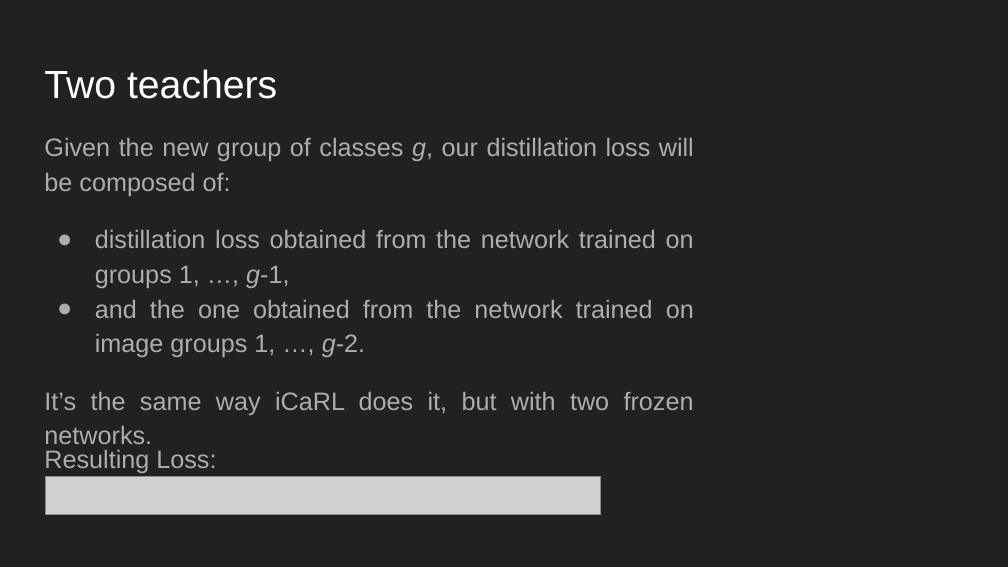
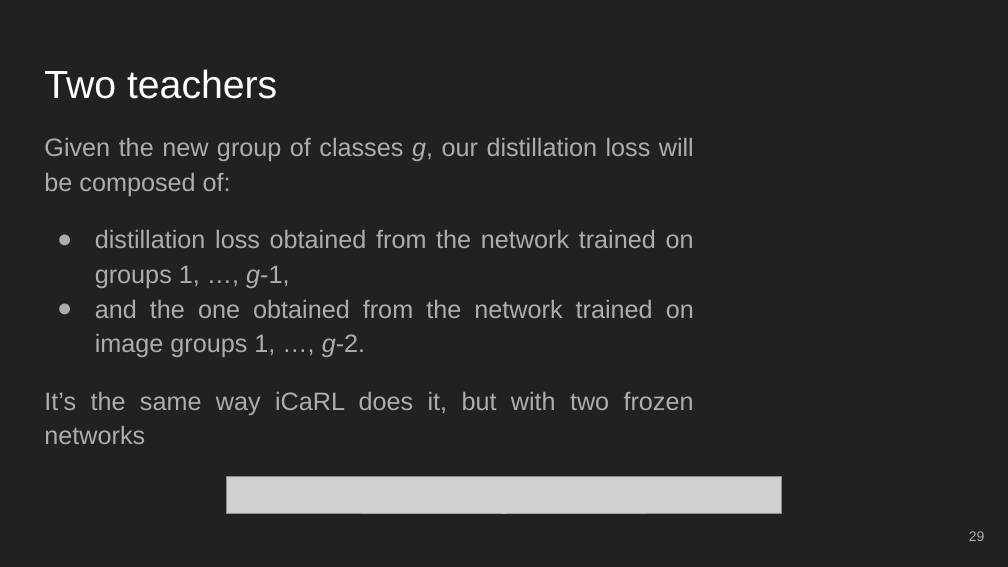
Before and after one commit to danielegenta/Progetto-MLDL, a slide deck: slide 29 of Report/Slides/MLDL_slides.pptx (slide 30 before the commit). Drawn at 1008x567 pixels with LibreOffice and Linux fonts; fonts in the diff are those of the drawing; grey boxes stand for pictures. Boxes give left, top, right and bottom in pixels: in the first picture for what was removed or moved away, otherwise in the second. Text is boxed around its words. In the diff, an @@ line names an element or a change of style, - is before the commit and + after.

```diff
--- a/Report/Slides/MLDL_slides.pptx
+++ b/Report/Slides/MLDL_slides.pptx
@@ text at (44,392,694,444): text changed @@
-It’s the same way iCaRL does it, but with two frozen networks.
+It’s the same way iCaRL does it, but with two frozen networks
@@ text removed at (44,450,216,473) @@
-Resulting Loss:
@@ picture: place and size @@
-picture at (45,477,601,515)
+picture at (226,476,781,514)
@@ page number added at (969,531,985,541), 10 pt, text #ADADAD @@
+29
```
Also in this commit, not shown: 33 other slides changed, 1 slide added, 1 slide removed.
